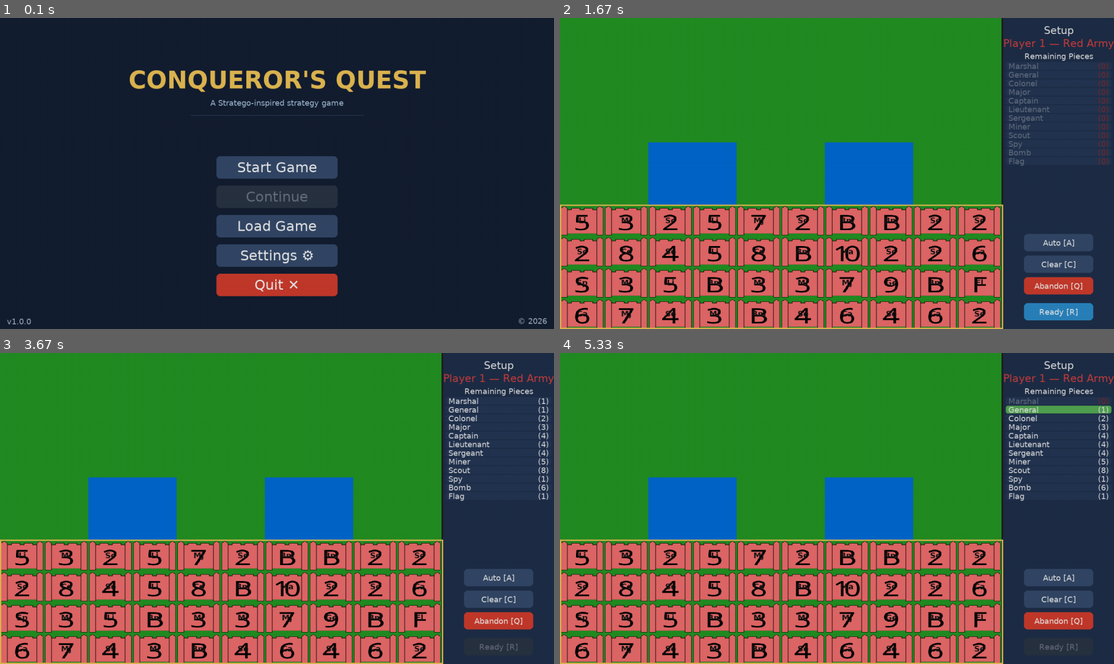
Above: before the commit, frames 1-4 (two rows, left to right).
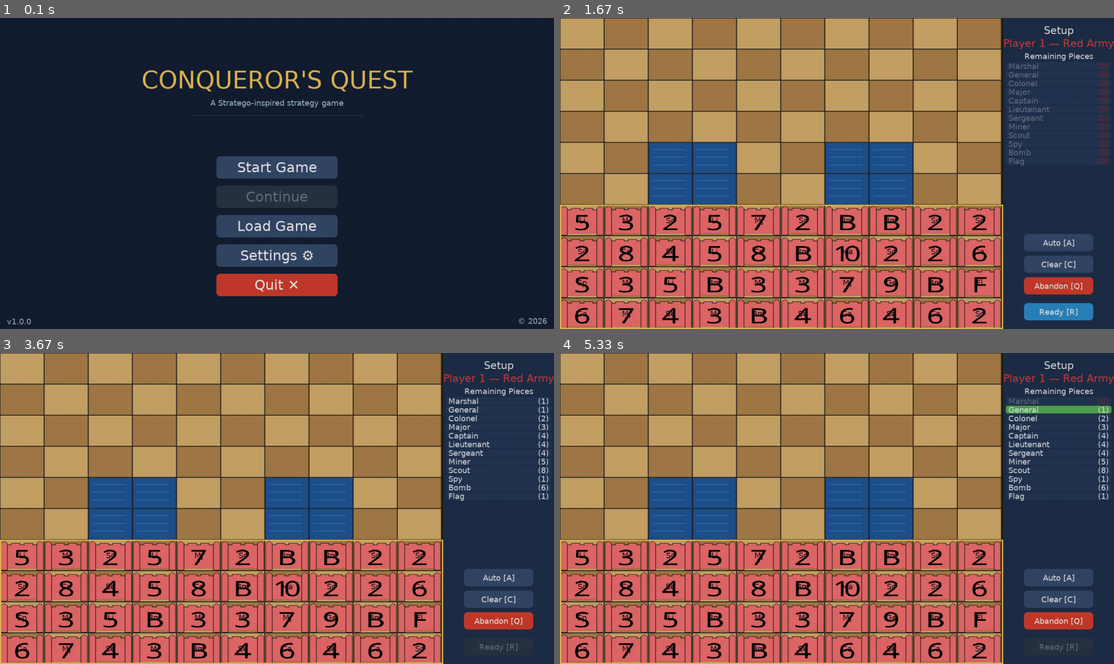
Above: after the commit, the same moments.

Repository: Ariedis/Stratego
Game: pygame game, started from src/__main__.py
The game is run twice, just before and just after one commit, with the same random seed, the same clock (stepped at 60 frames per second) and the same inputs.
Inputs (mouse positions are in pixels of both pictures, inside the frame that each line leads up to):
- Up to frame 1 (0.1 s): no input
- Up to frame 2 (1.67 s): click "Start Game" at 0.38 s; click "Confirm →" at 0.72 s; click "Confirm →" at 1.05 s; tap A at 1.33 s
- Up to frame 3 (3.67 s): hold Up 1.67-2.13 s; click (343, 536) at 2.22 s; tap C at 3.5 s
- Up to frame 4 (5.33 s): hold Down 3.83-4.3 s; click (837, 545) at 4.38 s; click (820, 455) at 4.72 s; hold Up 5-5.3 s

The runs differ from the first frame. In frame 1, 1.8% of the frame differs, in the area x 23-77%, y 16-24%; in frame 2, 55%, in the area x 0-80%, y 0-100%; in frame 3, 55%; in frame 4, 55%.

Commit message:
Added game board assets and fixed symbols

Diff:
--- a/generate_assets.py
+++ b/generate_assets.py
@@ -140,7 +140,7 @@
     Wikimedia's rate limit before this function is even called.
     """
     for attempt in range(1, _MAX_RETRIES + 1):
-        req = urllib.request.Request(url, headers={"User-Agent": _USER_AGENT})
+        req = urllib.request.Request(url, headers={"User-Agent": _USER_AGENT})  # noqa: S310
         try:
             with urllib.request.urlopen(req, timeout=30) as resp:  # noqa: S310
                 data = resp.read()
--- a/src/Tests/unit/test_main.py
+++ b/src/Tests/unit/test_main.py
@@ -232,7 +232,7 @@
             # Verify Config.load was called with custom path
             assert mock_config_load.call_count == 1
             actual_path = mock_config_load.call_args[0][0]
-            assert str(actual_path) == "/tmp/custom.yaml"
+            assert actual_path.as_posix() == "/tmp/custom.yaml"
 
     def test_main_sets_up_logging(self) -> None:
         """main() calls setup_logging with correct parameters."""
--- a/src/presentation/font_utils.py
+++ b/src/presentation/font_utils.py
@@ -10,36 +10,59 @@
 """
 from __future__ import annotations
 
+import logging
+import os
+from pathlib import Path
 from typing import Any
 
-# Fonts listed in priority order.
-# DejaVu Sans — available on most Linux distributions, full Unicode BMP coverage.
-# Segoe UI    — Windows Vista+, excellent Unicode coverage.
-# Apple SD Gothic Neo / Helvetica Neue — macOS system fonts with good coverage.
-# FreeSans    — GNU FreeFont package, Linux.
-# Ubuntu      — Ubuntu Linux default UI font.
-# Arial       — last-resort fallback; covers most basic Latin + common symbols
-#               on Windows but may lack miscellaneous/extended blocks.
-_UNICODE_FONT_PRIORITY = (
-    "dejavusans",
-    "segoeui",
-    "applegothic",
-    "helveticaneue",
-    "freesans",
-    "ubuntu",
-    "arial",
+logger = logging.getLogger(__name__)
+
+# Direct font file paths tried in priority order on each OS.
+# Segoe UI Symbol (seguisym.ttf) covers Miscellaneous Technical (U+2600–U+26FF)
+# and Dingbats (U+2700–U+27BF), which contain ⚙ ✓ ✕ etc.
+# Segoe UI (segoeui.ttf) covers Arrows (U+2190–U+21FF) and general Latin.
+_WINDOWS_FONT_DIR = Path(os.environ.get("WINDIR", "C:\\Windows")) / "Fonts"
+_DIRECT_FONT_PATHS: tuple[Path, ...] = (
+    # Segoe UI Symbol — must come before Segoe UI; only this file has ⚙/✓/✕
+    _WINDOWS_FONT_DIR / "seguisym.ttf",
+    # Segoe UI — arrows, general Latin
+    _WINDOWS_FONT_DIR / "segoeui.ttf",
+    # Arial Unicode MS (broad BMP coverage, present when Office is installed)
+    _WINDOWS_FONT_DIR / "ARIALUNI.TTF",
+    # macOS / Linux well-known paths
+    Path("/System/Library/Fonts/Supplemental/Arial Unicode.ttf"),
+    Path("/usr/share/fonts/truetype/dejavu/DejaVuSans.ttf"),
+    Path("/usr/share/fonts/truetype/freefont/FreeSans.ttf"),
+    Path("/usr/share/fonts/truetype/ubuntu/Ubuntu-R.ttf"),
 )
 
-# Comma-separated string accepted by pygame.font.SysFont as a fallback chain.
-_FONT_FAMILY = ",".join(_UNICODE_FONT_PRIORITY)
+# pygame match_font name list — fallback when direct paths don't resolve.
+_UNICODE_FONT_PRIORITY = (
+    "segoeuisymbol",    # Windows 7+ — covers ⚙ ✓ ✕ and all BMP symbols
+    "segoeui",          # Windows Vista+ — arrows, general Latin/Cyrillic
+    "calibri",          # Windows (Office) — broad Latin + BMP
+    "dejavusans",       # Linux — broad BMP coverage
+    "notosans",         # Linux / cross-platform Google Noto
+    "freesans",         # GNU FreeFont, Linux
+    "ubuntu",           # Ubuntu Linux default
+    "applegothic",      # macOS Korean / misc symbols
+    "helveticaneue",    # macOS
+    "arial",            # Last-resort fallback
+)
 
 
 def load_font(pygame_font_module: Any, size: int, bold: bool = False) -> Any:
     """Return a ``pygame.font.Font`` with Unicode symbol support.
 
-    Tries each font in ``_UNICODE_FONT_PRIORITY`` in turn, using the first
-    one that resolves to a real file on the current system.  Falls back to
-    the pygame default font if none of the named fonts are found.
+    Strategy (in order):
+    1. Try each path in ``_DIRECT_FONT_PATHS`` — this reliably locates
+       fonts like Segoe UI Symbol whose exact glyph set is required.
+    2. Try ``pygame.font.match_font`` for each name in
+       ``_UNICODE_FONT_PRIORITY`` and load the resolved path with
+       ``pygame.font.Font``.
+    3. Fall back to ``pygame.font.SysFont`` with the full priority list.
+    4. Last resort: ``pygame.font.Font(None, size)`` (built-in bitmap font,
+       no Unicode symbols).
 
     Args:
         pygame_font_module: The ``pygame.font`` module (passed in to keep this
@@ -50,4 +73,47 @@
     Returns:
         A ``pygame.font.Font`` instance.
     """
-    return pygame_font_module.SysFont(_FONT_FAMILY, size, bold=bold)
+    font_cls = getattr(pygame_font_module, "Font", None)
+
+    # 1. Direct path probing — most reliable on Windows for symbol fonts.
+    if font_cls is not None:
+        for font_path in _DIRECT_FONT_PATHS:
+            if font_path.exists():
+                try:
+                    return font_cls(str(font_path), size)
+                except Exception as exc:  # noqa: BLE001
+                    logger.debug("load_font: direct load failed for %s: %s", font_path, exc)
+
+    # 2. pygame match_font resolution.
+    match_font = getattr(pygame_font_module, "match_font", None)
+    if match_font is not None and font_cls is not None:
+        for name in _UNICODE_FONT_PRIORITY:
+            path = match_font(name, bold=bold)
+            if path:
+                try:
+                    return font_cls(path, size)
+                except Exception as exc:  # noqa: BLE001
+                    logger.debug(
+                        "load_font: match_font load failed for '%s' (%s): %s",
+                        name, path, exc,
+                    )
+
+    # 3. SysFont fallback.
+    sys_font = getattr(pygame_font_module, "SysFont", None)
+    if sys_font is not None:
+        return sys_font(",".join(_UNICODE_FONT_PRIORITY), size, bold=bold)
+
+    # 4. Built-in bitmap font (no Unicode symbols).
+    if font_cls is not None:
+        return font_cls(None, size)
+
+    class _FallbackFont:  # pragma: no cover
+        """Minimal stub used in fully headless test environments."""
+
+        def render(self, text: str, antialias: bool, colour: Any) -> Any:  # noqa: ARG002
+            return None
+
+        def get_height(self) -> int:
+            return size
+
+    return _FallbackFont()
--- a/src/presentation/pygame_renderer.py
+++ b/src/presentation/pygame_renderer.py
@@ -6,6 +6,7 @@
 """
 from __future__ import annotations
 
+import logging
 from typing import Any
 
 from src.domain.enums import PlayerSide, Rank, TerrainType
@@ -13,6 +14,8 @@
 from src.domain.piece import Position
 from src.presentation.font_utils import load_font
 from src.presentation.sprite_manager import SpriteManager
+
+logger = logging.getLogger(__name__)
 
 # Layout constants — board occupies the left 80 % of the window (wireframe §1).
 _BOARD_FRACTION: float = 0.80
@@ -38,6 +41,7 @@
 # Text colour for rank abbreviations drawn on piece tiles.
 _ABBREV_COLOUR = (255, 255, 255)
 _ABBREV_COLOUR_DARK = (20, 20, 20)
+_GRID_LINE_COLOUR = (35, 35, 35)
 
 
 class PygameRenderer:
@@ -118,9 +122,34 @@
                 if sq.terrain == TerrainType.LAKE:
                     tile = self._sprite_manager.lake_surface
                 else:
-                    tile = self._sprite_manager.empty_surface
+                    light_tile = getattr(
+                        self._sprite_manager,
+                        "light_surface",
+                        self._sprite_manager.empty_surface,
+                    )
+                    dark_tile = getattr(
+                        self._sprite_manager,
+                        "dark_surface",
+                        self._sprite_manager.empty_surface,
+                    )
+                    tile = (
+                        light_tile
+                        if (row + col) % 2 == 0
+                        else dark_tile
+                    )
 
                 screen.blit(self._safe_scale(tile, cell_w, cell_h), (x, y))
+
+                if _pg is not None:
+                    try:
+                        _pg.draw.rect(
+                            screen,
+                            _GRID_LINE_COLOUR,
+                            _pg.Rect(x, y, cell_w, cell_h),
+                            1,
+                        )
+                    except Exception:  # noqa: BLE001
+                        logger.debug("Grid line draw skipped for non-pygame screen surface")
 
                 # Draw piece (if any) on top of tile.
                 if sq.piece is not None:
--- a/src/presentation/sprite_manager.py
+++ b/src/presentation/sprite_manager.py
@@ -8,7 +8,7 @@
 
 import logging
 import random
-from pathlib import Path
+from pathlib import Path, PurePosixPath, PureWindowsPath
 from typing import TYPE_CHECKING, Any
 
 from src.domain.enums import PlayerSide, Rank
@@ -100,8 +100,10 @@
     Team-specific images are loaded from
     ``asset_dir/pieces/<rank>/<side>/<rank>.png`` when available, falling back
     to the generic ``asset_dir/pieces/<rank>/<rank>.png`` and ultimately to a
-    solid-colour placeholder.  The *side* sub-directory is populated by
-    ``generate_assets.py``.
+    solid-colour placeholder.  Board tiles are loaded from
+    ``asset_dir/board/`` (``cell_light.png``, ``cell_dark.png``,
+    ``cell_lake.png``, ``cell_hidden.png``) with solid-colour placeholders as
+    fallback.  The *side* sub-directory is populated by ``generate_assets.py``.
     """
 
     def __init__(self, asset_dir: Path) -> None:
@@ -112,9 +114,19 @@
         """
         self._asset_dir = asset_dir
         self._cache: dict[Rank | tuple[Rank, PlayerSide], Any] = {}
-        self._hidden_surface: Any = self._make_placeholder((40, 40, 40))
-        self._lake_surface: Any = self._make_placeholder((0, 100, 200))
-        self._empty_surface: Any = self._make_placeholder((34, 139, 34))
+        self._hidden_surface: Any = self._load_board_surface(
+            "cell_hidden.png", (40, 40, 40)
+        )
+        self._lake_surface: Any = self._load_board_surface(
+            "cell_lake.png", (0, 100, 200)
+        )
+        self._light_surface: Any = self._load_board_surface(
+            "cell_light.png", (195, 160, 100)
+        )
+        self._dark_surface: Any = self._load_board_surface(
+            "cell_dark.png", (160, 120, 70)
+        )
+        self._empty_surface: Any = self._light_surface
 
     # ------------------------------------------------------------------
     # Properties
@@ -134,6 +146,16 @@
     def empty_surface(self) -> Any:
         """Surface used for empty normal squares."""
         return self._empty_surface
+
+    @property
+    def light_surface(self) -> Any:
+        """Surface used for light normal squares."""
+        return self._light_surface
+
+    @property
+    def dark_surface(self) -> Any:
+        """Surface used for dark normal squares."""
+        return self._dark_surface
 
     # ------------------------------------------------------------------
     # Preloading
@@ -204,7 +226,7 @@
         for rank, customisation in army_mod.unit_customisations.items():
             for img_path in customisation.image_paths:
                 img_path_str = str(img_path)
-                if Path(img_path_str).is_absolute() or ".." in img_path_str:
+                if self._is_unsafe_mod_image_path(img_path_str):
                     raise PathTraversalError(
                         f"Image path '{img_path}' for rank {rank.name} in mod "
                         f"'{army_mod.mod_id}' attempts a path traversal."
@@ -217,7 +239,7 @@
         if isinstance(unit_image_paths, dict):
             for rank, img_path_raw in unit_image_paths.items():
                 img_path_str = str(img_path_raw)
-                if Path(img_path_str).is_absolute() or ".." in img_path_str:
+                if self._is_unsafe_mod_image_path(img_path_str):
                     raise PathTraversalError(
                         f"Image path '{img_path_raw}' for rank {rank.name} in mod "
                         f"'{army_mod.mod_id}' attempts a path traversal."
@@ -337,3 +359,26 @@
             except Exception:  # noqa: BLE001, S110
                 logger.debug("SpriteManager: pygame Surface unavailable, using mock")
         return _MockSurface(colour)
+
+    def _load_board_surface(
+        self,
+        filename: str,
+        fallback_colour: tuple[int, int, int],
+    ) -> Any:
+        """Load a board tile from ``asset_dir/board`` with colour fallback."""
+        path = self._asset_dir / "board" / filename
+        if _PYGAME_AVAILABLE and path.exists():
+            try:
+                return _pygame.image.load(str(path))
+            except Exception:  # noqa: BLE001, S110
+                logger.debug("SpriteManager: failed to load board tile %s", path)
+        return self._make_placeholder(fallback_colour)
+
+    def _is_unsafe_mod_image_path(self, path_str: str) -> bool:
+        """Return ``True`` if *path_str* is absolute or traverses upward."""
+        if Path(path_str).is_absolute():
+            return True
+        if PurePosixPath(path_str).is_absolute() or PureWindowsPath(path_str).is_absolute():
+            return True
+        parts = path_str.replace("\\", "/").split("/")
+        return ".." in parts
